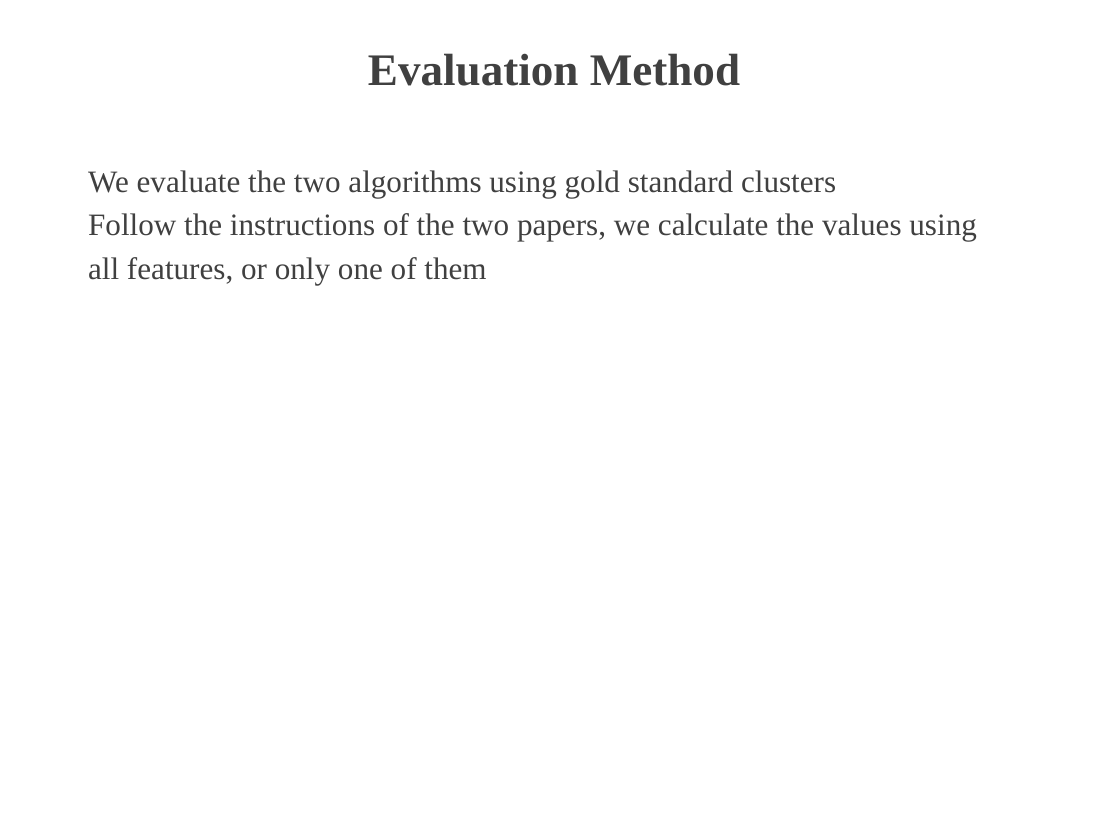
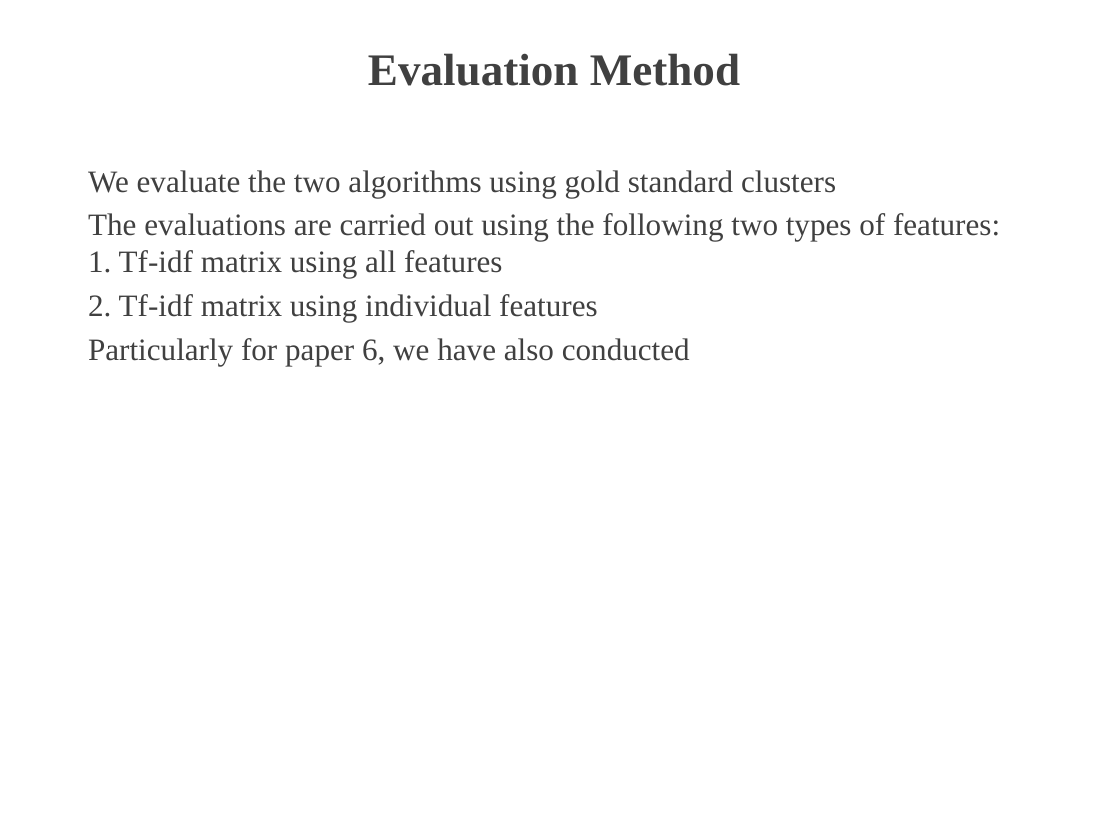
Before and after one commit to TZstatsADS/Spr2017-proj4-team13, a slide deck: slide 7 of doc/presentation.pptx. Drawn at 1120x840 pixels with LibreOffice and Linux fonts; fonts in the diff are those of the drawing; background and template pictures are left out. Boxes give left, top, right and bottom in pixels: in the first picture for what was removed or moved away, otherwise in the second. Text is boxed around its words. In the diff, an @@ line names an element or a change of style, - is before the commit and + after.

Commit message:
ppt

```diff
--- a/doc/presentation.pptx
+++ b/doc/presentation.pptx
@@ text at bbox=[88, 213, 1000, 365]: text changed @@
-Follow the instructions of the two papers, we calculate the values using
-all features, or only one of them
+The evaluations are carried out using the following two types of features:
+1. Tf-idf matrix using all features
+2. Tf-idf matrix using individual features
+Particularly for paper 6, we have also conducted
```
Also in this commit, not shown: 1 other slide changed, 3 slides added.
